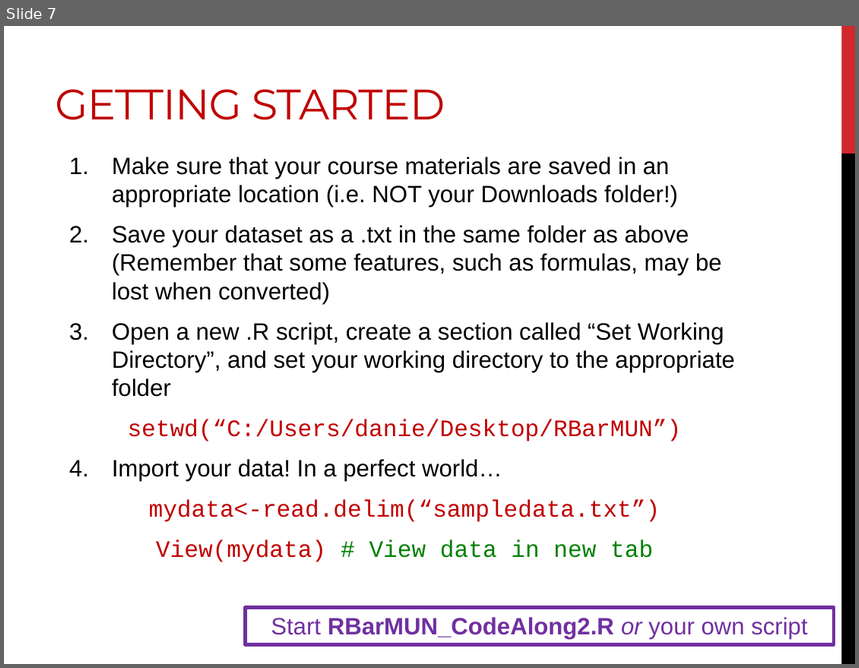
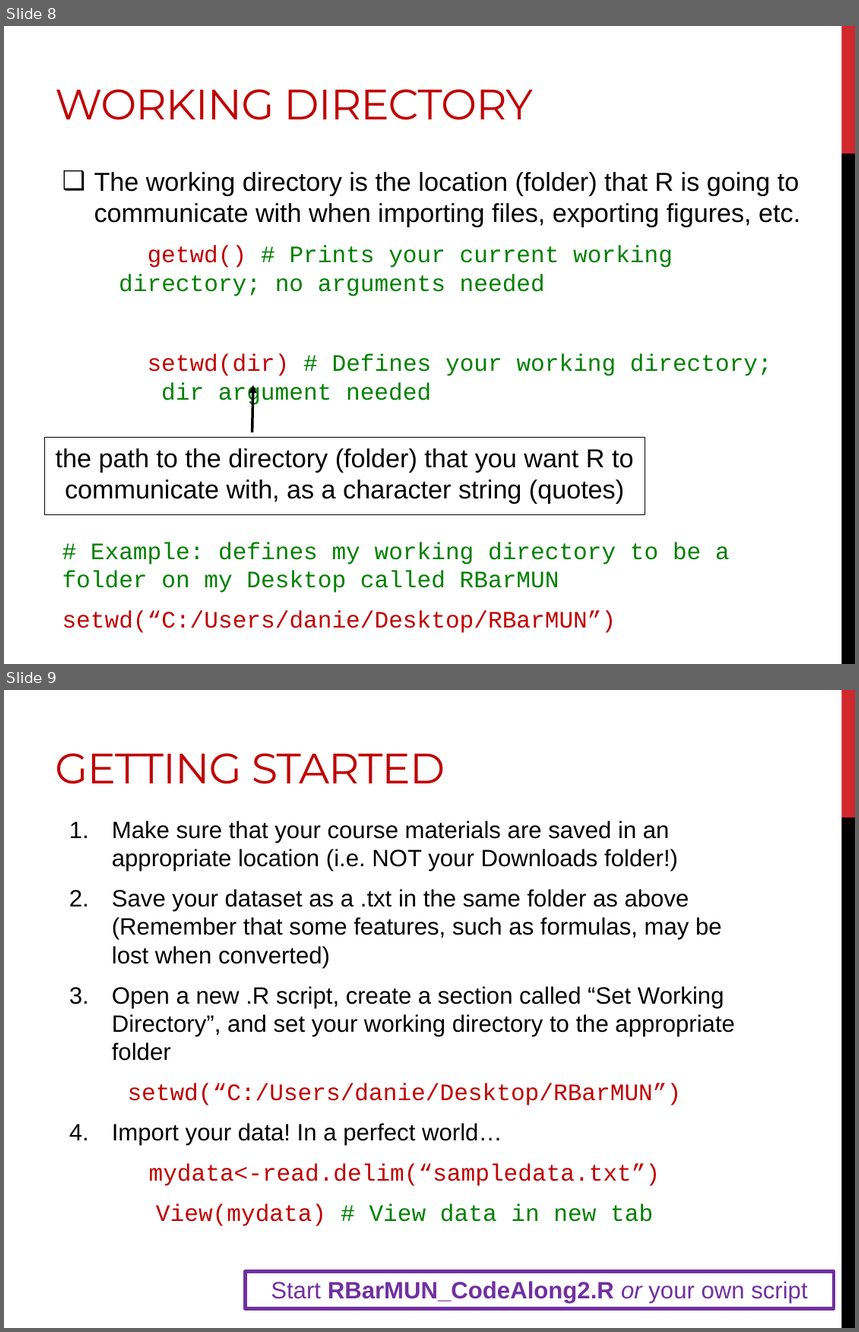
Before and after one commit to DanielleQuinn/RBarMUN, a slide deck: IntroWorkshop/RBar_IntroII.pptx. Shown one above the other, each under a label of ours: slide 7 before the commit, slides 8 and 9 after it. The pictures are 859x668 and 859x1332 pixels, drawn with LibreOffice and Linux fonts; fonts in the diff are those of the drawing. Boxes give left, top, right and bottom in pixels: in the first picture for what was removed or moved away, otherwise in the second. Text is boxed around its words. In the diff, an @@ line names an element or a change of style, - is before the commit and + after.

```diff
--- a/IntroWorkshop/RBar_IntroII.pptx
+++ b/IntroWorkshop/RBar_IntroII.pptx
@@ slide 8 added at <box>4,26,855,664</box>, background #FFFFFF; not listed: 2 template elements that a slide beside it also shows @@
@@ title added at <box>55,89,532,120</box>, 36 pt, text #C00000 @@
+WORKING DIRECTORY
@@ text added at <box>94,172,800,406</box>, 20 pt, text #000000 @@
+❑ The working directory is the location (folder) that R is going to communicate with when importing files, exporting figures, etc.
+getwd() # Prints your current working directory; no arguments needed
+setwd(dir) # Defines your working directory; dir argument needed
@@ arrow added from (253, 433) to (253, 385), #000000 2.25 pt @@
@@ rectangle added at <box>45,437,645,515</box>, outline #000000 0.75 pt, 22 pt, text #000000 @@
+the path to the directory (folder) that you want R to communicate with, as a character string (quotes)
@@ text added at <box>63,543,730,633</box>, 20 pt, text #008000 @@
+# Example: defines my working directory to be a folder on my Desktop called RBarMUN
+setwd(“C:/Users/danie/Desktop/RBarMUN”)
@@ what was slide 7 is now slide 9 @@
```
Also in this commit, not shown: 2 slides changed, 5 other slides added, 4 slides removed.
